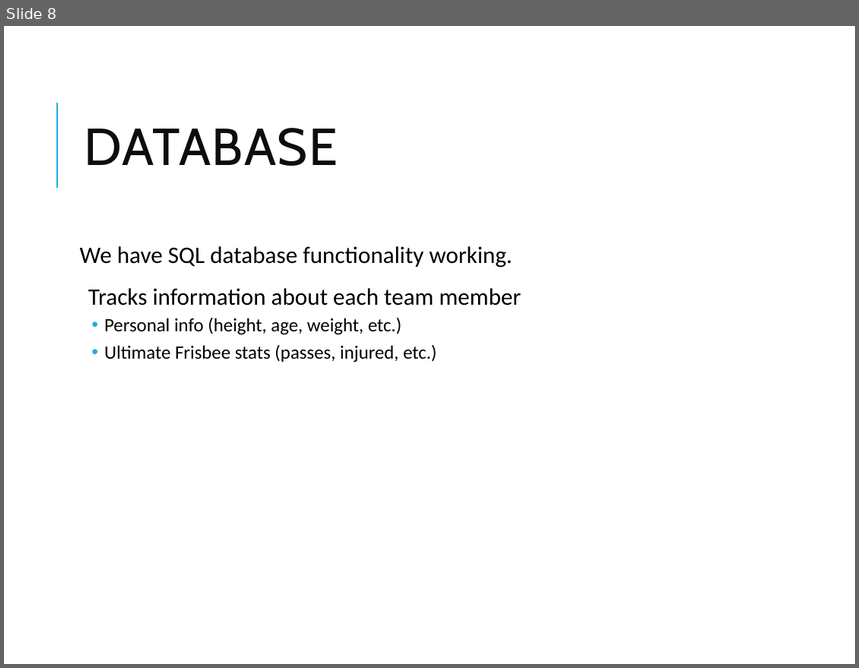
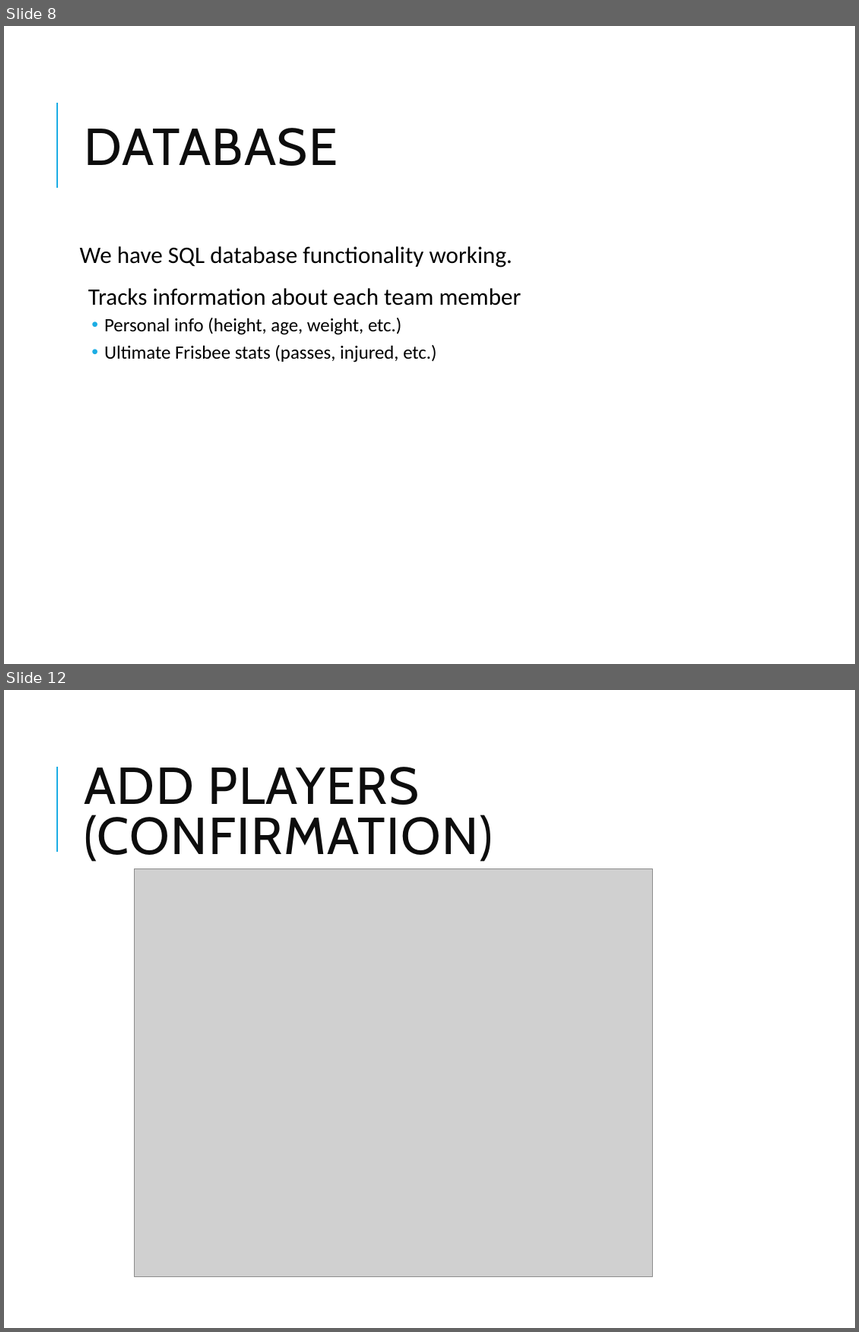
Before and after one commit to calebdehaan/Software1Project, a slide deck: Trythis.pptx. Shown one above the other, each under a label of ours: slide 8 before the commit, slides 8 and 12 after it; the slides between them are not shown. The pictures are 859x668 and 859x1332 pixels, drawn with LibreOffice and Linux fonts; fonts in the diff are those of the drawing; grey boxes stand for pictures. Boxes give left, top, right and bottom in pixels: in the first picture for what was removed or moved away, otherwise in the second. Text is boxed around its words. In the diff, an @@ line names an element or a change of style, - is before the commit and + after.

```diff
--- a/Trythis.pptx
+++ b/Trythis.pptx
@@ slide 12 added at (x1=4, y1=690, x2=855, y2=1328), background #FFFFFF; not listed: 1 template element that a slide beside it also shows @@
@@ title added at (x1=84, y1=767, x2=493, y2=862), 44 pt, text #0D0D0D @@
+ADD PLAYERS (CONFIRMATION)
@@ picture added at (x1=134, y1=869, x2=652, y2=1277) @@
```
Also in this commit, not shown: 2 slides changed, 8 other slides added, 4 other files.
